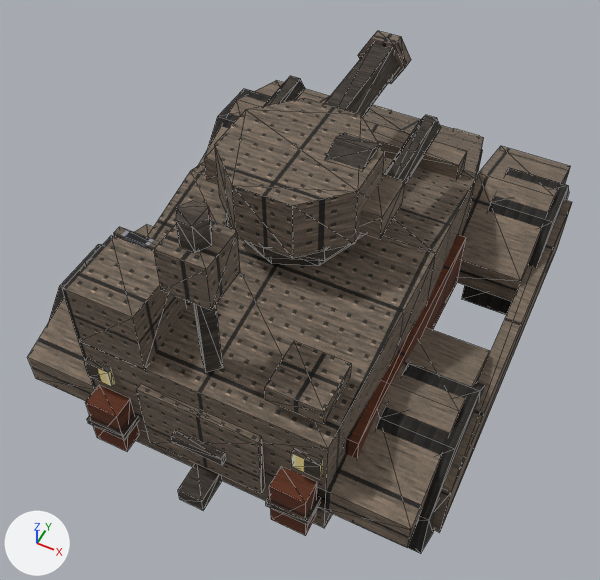
Before and after pictures for a commit that changed the glTF model art/models/prairie_dog.glb.
Rendered twice from a 50 mm camera at (29.6, -66.9, 90.5) aimed at (0.1, -7.9, 16.8). Arrows for +X, +Y and +Z are at lower left; the lights stay in place. The older version comes first. Mesh edges are drawn as thin lines. Where no turn or scale is listed for an object, it has been applied to the vertices. Vertices at exactly the same position are counted once.

In view in the first picture: 'arch.001', 'arch.002', 'arch.003', 'autogun', 'autogun.001', 'autogun_mount', 'autogun_mount.001', 'body', 'flak_barrel', 'flak_drum', 'flak_muzzle', 'flank_stripe.001', 'launcher', 'pad', 'rear_hatch', 'ring', 'sensor_head', 'skirt', 'turret', 'wheel.003' and 17 more.
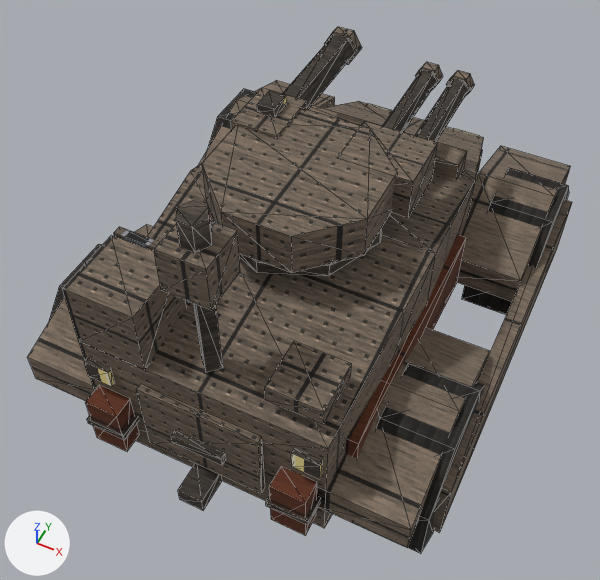
The change, as a diff of the scene's bpy script:
```diff
--- a/art/models/prairie_dog.glb.py
+++ b/art/models/prairie_dog.glb.py
@@ me_ring @@
-me_ring.from_pydata(...)  # 16 vertices, 28 faces; spans x -8.0..8.0, y -16.0..0.0, z 29.8..31.2
+me_ring.from_pydata(...)  # 16 vertices, 28 faces; spans x -9.5..9.5, y -17.5..1.5, z 29.0..30.5
+# me_ring part 1: the whole mesh is scaled about its middle by (1.19, 1.19, 1), then moved by (0.0, 0.0, -0.8)
 me_ring.materials.append(mat_steel_dark)
@@ me_turret @@
-me_turret.from_pydata(...)  # 16 vertices, 28 faces; spans x -7.9..7.9, y -15.9..-0.1, z 31.0..38.0
+me_turret.from_pydata(...)  # 16 vertices, 28 faces; spans x -9.2..9.2, y -17.2..1.2, z 30.5..35.5
+# me_turret part 2: the whole mesh is scaled about its middle by (1.18, 1.18, 0.714), then moved by (0.0, 0.0, -1.5)
 me_turret.materials.append(mat_steel_panel)
@@ ob_flak_barrel @@
-ob_flak_barrel = bpy.data.objects.new('flak_barrel', me_flak_barrel)
@@ ob_flak_drum @@
-ob_flak_drum = bpy.data.objects.new('flak_drum', me_flak_drum)
@@ ob_flak_muzzle @@
-ob_flak_muzzle = bpy.data.objects.new('flak_muzzle', me_flak_muzzle)
@@ ob_autogun @@
-ob_autogun = bpy.data.objects.new('autogun', me_autogun)
@@ ob_autogun_001 @@
-ob_autogun_001 = bpy.data.objects.new('autogun.001', me_autogun_001)
@@ ob_autogun_mount @@
-ob_autogun_mount = bpy.data.objects.new('autogun_mount', me_autogun_mount)
@@ ob_autogun_mount_001 @@
-ob_autogun_mount_001 = bpy.data.objects.new('autogun_mount.001', me_autogun_mount_001)
@@ ob_sight @@
+ob_sight = bpy.data.objects.new('sight', me_sight)  # a box spanning x -1.05..1.05, y 0.0..2.8, z 2.8..3.85; in mat_amber_light (picture img_light)
+ob_sight.location = (-7.0, -2.0, 33.0)
@@ ob_receiver @@
+ob_receiver = bpy.data.objects.new('receiver', me_receiver)  # a box spanning x -2.8..2.8, y -2.8..4.2, z -2.8..2.8; in mat_steel_panel (picture img_panel)
+ob_receiver.location = (-7.0, -2.0, 33.0)
@@ ob_muzzle @@
+ob_muzzle = bpy.data.objects.new('muzzle', me_muzzle)  # a 6-sided cylinder along y spanning x -2.31..2.31, y 19.6..21.0, z -2.0..2.0; in mat_steel_plate (picture img_plate)
+ob_muzzle.location = (-7.0, -2.0, 33.0)
@@ ob_receiver_001 @@
+ob_receiver_001 = bpy.data.objects.new('receiver.001', me_receiver_001)  # a box spanning x -4.2..4.2, y -2.8..4.2, z -2.45..2.45; in mat_steel_panel (picture img_panel)
+ob_receiver_001.location = (7.0, -2.0, 33.0)
@@ ob_muzzle_002 @@
+ob_muzzle_002 = bpy.data.objects.new('muzzle.002', me_muzzle_002)  # a 6-sided cylinder along y spanning x 0.42..3.5, y 18.2..19.6, z -1.33..1.33; in mat_steel_plate (picture img_plate)
+ob_muzzle_002.location = (7.0, -2.0, 33.0)
@@ ob_muzzle_001 @@
+ob_muzzle_001 = bpy.data.objects.new('muzzle.001', me_muzzle_001)  # a 6-sided cylinder along y spanning x -3.5..-0.42, y 18.2..19.6, z -1.33..1.33; in mat_steel_plate (picture img_plate)
+ob_muzzle_001.location = (7.0, -2.0, 33.0)
@@ ob_barrel_002 @@
+ob_barrel_002 = bpy.data.objects.new('barrel.002', me_barrel_002)  # a 6-sided cylinder along y spanning x 0.7..3.22, y 4.2..18.2, z -1.09..1.09; in mat_steel_dark (picture img_dark)
+ob_barrel_002.location = (7.0, -2.0, 33.0)
@@ ob_barrel_001 @@
+ob_barrel_001 = bpy.data.objects.new('barrel.001', me_barrel_001)  # a 6-sided cylinder along y spanning x -3.22..-0.7, y 4.2..18.2, z -1.09..1.09; in mat_steel_dark (picture img_dark)
+ob_barrel_001.location = (7.0, -2.0, 33.0)
@@ ob_barrel @@
+ob_barrel = bpy.data.objects.new('barrel', me_barrel)  # a 6-sided cylinder along y spanning x -2.0..2.0, y 4.2..19.6, z -1.7..1.7; in mat_steel_dark (picture img_dark)
+ob_barrel.location = (-7.0, -2.0, 33.0)
```

Pixel boxes (x1, y1, x2, y2) of what changed, in the pictures (600 x 580 px):
'turret', moved, rescaled (15% wider): before (214, 98, 384, 258); after (202, 109, 397, 273)
'receiver.001', added (brown): after (361, 121, 437, 218)
'flak_barrel', deleted: before (324, 44, 400, 117)
'barrel', added: after (282, 35, 355, 110)
'autogun_mount.001', deleted (brown): before (360, 174, 405, 239)
'receiver', added (brown): after (231, 88, 306, 139)
'autogun.001', deleted: before (384, 115, 441, 184)
'ring', moved, rescaled (21% wider, 16% taller): before (226, 213, 365, 261); after (213, 220, 382, 276)
'barrel.002', added: after (415, 78, 468, 142)
'barrel.001', added: after (383, 70, 437, 132)
'flak_drum', deleted: before (326, 134, 381, 170)
'flak_muzzle', deleted: before (358, 30, 411, 84)
'autogun', deleted: before (264, 76, 305, 106)
'sight', added: after (257, 91, 287, 117)
'muzzle', added: after (324, 27, 362, 65)
'autogun_mount', deleted: before (205, 147, 218, 184)
'muzzle.002', added: after (446, 70, 475, 96)
'muzzle.001', added: after (415, 62, 443, 90)
